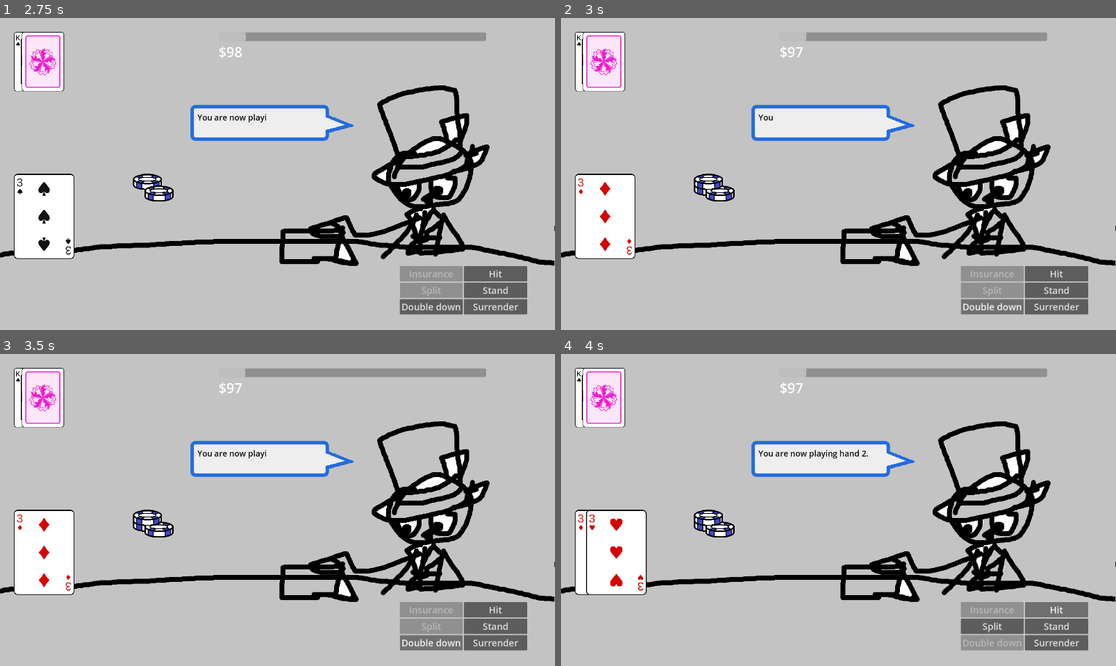
Above: before the commit, frames 1-4 (two rows, left to right).
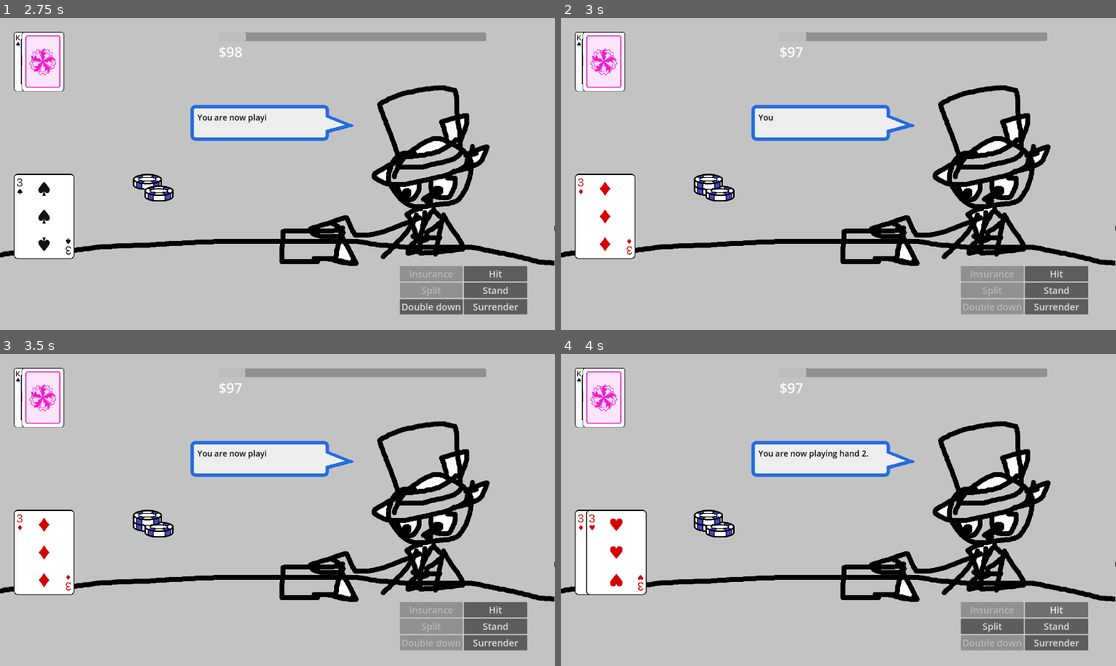
Above: after the commit, the same moments.

Repository: Tofutush/blackjack-with-sky
Game: Godot game, scene res://scenes/Start/Start.tscn
Same seed, same stepped clock (60 frames per second), same inputs: the game is played once before the commit and once after it.
Inputs:
- Up to frame 1 (2.75 s): click "Start" at 0.5 s; click "Start!" at 1.25 s; click "Split" at 2 s
- Up to frame 2 (3 s): click "Double down" at 2.75 s
- Up to frame 3 (3.5 s): no input
- Up to frame 4 (4 s): click "Hit" at 3.5 s

Frame 1 is identical in both runs. In frame 2, 0.5% of the frame differs, in the area x 72-84%, y 90-95%; in frame 3, 0.5%; in frame 4, nothing differs.

Commit message:
negotiate double down

Diff:
--- a/scenes/Main/main.gd
+++ b/scenes/Main/main.gd
@@ -109,7 +109,8 @@
 		playerIdx += 1
 		playerDeckDisplays[playerIdx].show()
 		$PlayerButtons.enableButtons()
-		$PlayerButtons.disableButton('split')
+		checkSplit()
+		checkDoubleDown()
 		# you can only buy insurance at the very start
 		$PlayerButtons.disableButton('insurance')
 
@@ -184,8 +185,9 @@
 	# enable them first, then disable split / insurance as fit
 	$PlayerButtons.enableButtons()
 
-	# check split
+	# check split & double down
 	checkSplit()
+	checkDoubleDown()
 
 	# check insurance
 	if dealerHand.getCard(0).rank == 'A':
@@ -201,7 +203,7 @@
 
 	return
 
-## this needs to be used twice so. negotiate enabling the split button
+## negotiate enabling the split button
 func checkSplit() -> void:
 	if GameManager.strictSplitting && playerHands.size() == 4:
 		$PlayerButtons.disableButton('split')
@@ -214,6 +216,18 @@
 			$PlayerButtons.setButtonTooltip('split', 'Not enough money.')
 	else:
 		$PlayerButtons.disableButton('split')
+
+## negotiate enabling the double down button
+func checkDoubleDown() -> void:
+	if playerHands[playerIdx].getCardCount() != 2:
+		$PlayerButtons.disableButton('double down')
+		$PlayerButtons.setButtonTooltip('double down', "You can only double down on 2 cards.")
+		return
+	if GameManager.money < bet * 2:
+		$PlayerButtons.disableButton('double down')
+		$PlayerButtons.setButtonTooltip('double down', "Not enough money.")
+		return
+	$PlayerButtons.enableButton('double down')
 
 ### 6 player options. these signals are middleman signals from $PlayerButtons
 
